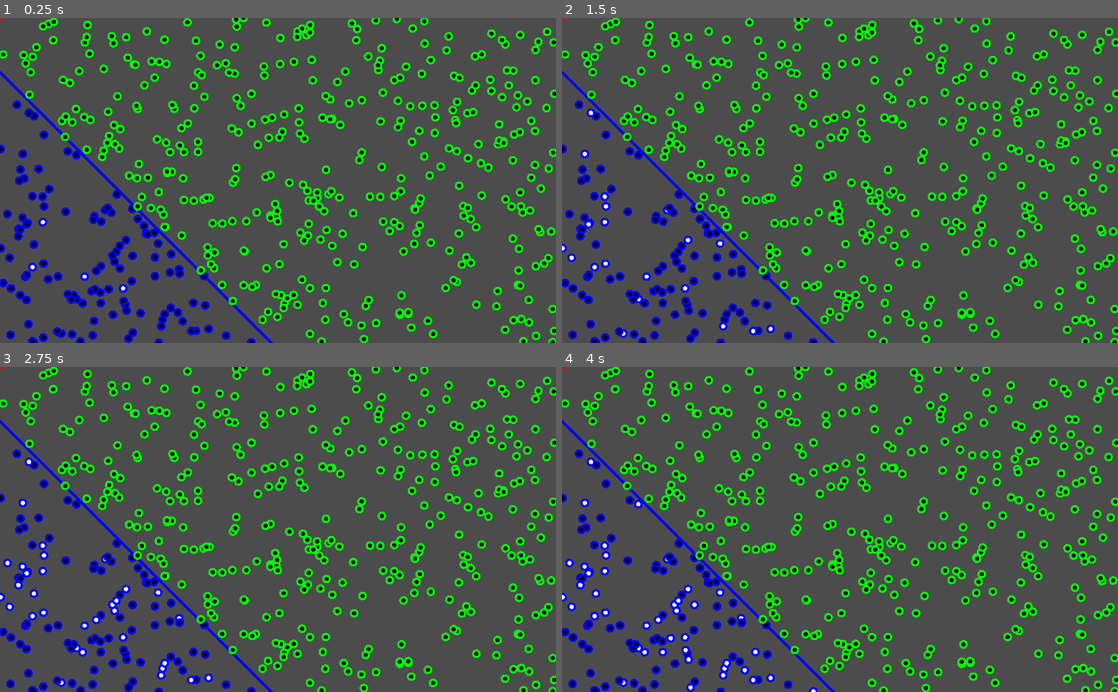
Above: before the commit, frames 1-4 (two rows, left to right).
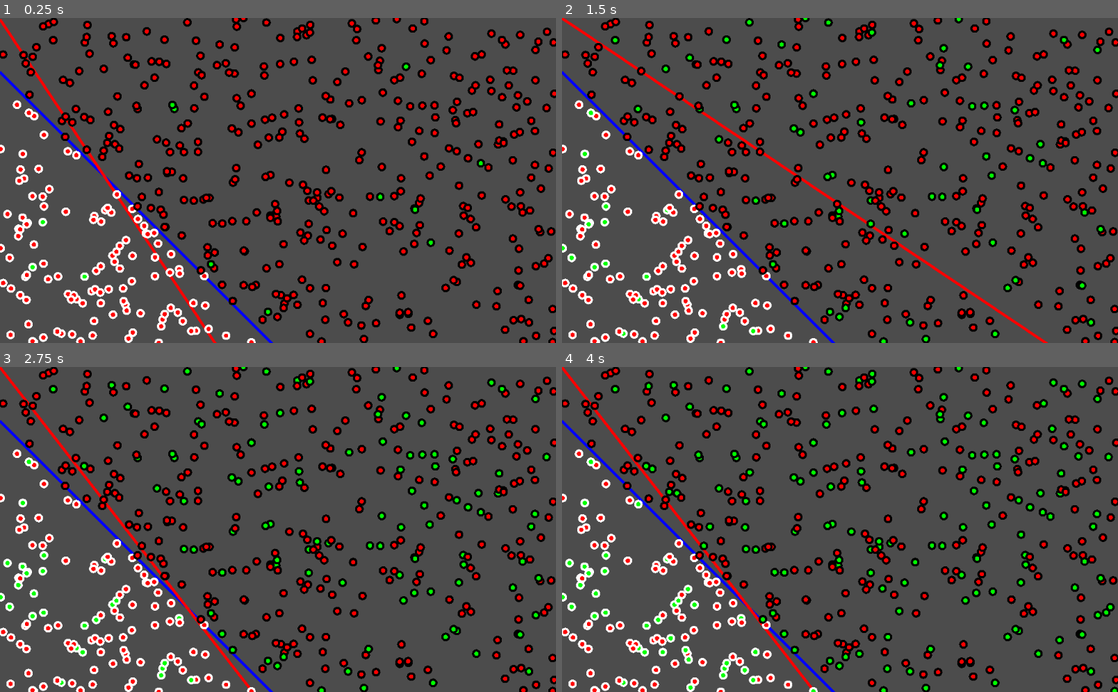
Above: after the commit, the same moments.

Repository: Greaby/godot-perceptron
Game: Godot game, scene res://Main.tscn
The game is run twice, just before and just after one commit, with the same random seed, the same clock (stepped at 60 frames per second) and the same inputs.
Inputs:
- Up to frame 1 (0.25 s): no input
- Up to frame 2 (1.5 s): tap Enter at 1.25 s
- Up to frame 3 (2.75 s): no input
- Up to frame 4 (4 s): no input

The runs differ from the first frame. In frame 1, 17% of the frame differs, in the area x 0-100%, y 0-100%; in frame 2, 17%; in frame 3, 17%; in frame 4, 17%.

Commit message:
better colors

Diff:
--- a/Main.gd
+++ b/Main.gd
@@ -11,7 +11,7 @@
 	randomize()
 	var pointScene = preload("res://Point.tscn")
 	# 3 weights : x, y, bias
-	perceptron = Perceptron.new(3, 0.000001)
+	perceptron = Perceptron.new(3, 0.001)
 
 	for i in range(500):
 		var point = pointScene.instance()
--- a/Point.gd
+++ b/Point.gd
@@ -8,11 +8,11 @@
 
 func _draw():
 	if(type == 1):
-		draw_circle(Vector2(), 8, Color(0, 0, 255))
+		draw_circle(Vector2(), 8, Color(255, 255, 255))
 	else:
-		draw_circle(Vector2(), 8, Color(0, 255, 0))
+		draw_circle(Vector2(), 8, Color(0, 0, 0))
 
 	if(error == 0):
-		draw_circle(Vector2(), 4, Color(255, 255, 255))
+		draw_circle(Vector2(), 4, Color(0, 255, 0))
 	else:
-		draw_circle(Vector2(), 4, Color(0, 0, 0))
+		draw_circle(Vector2(), 4, Color(255, 0, 0))
